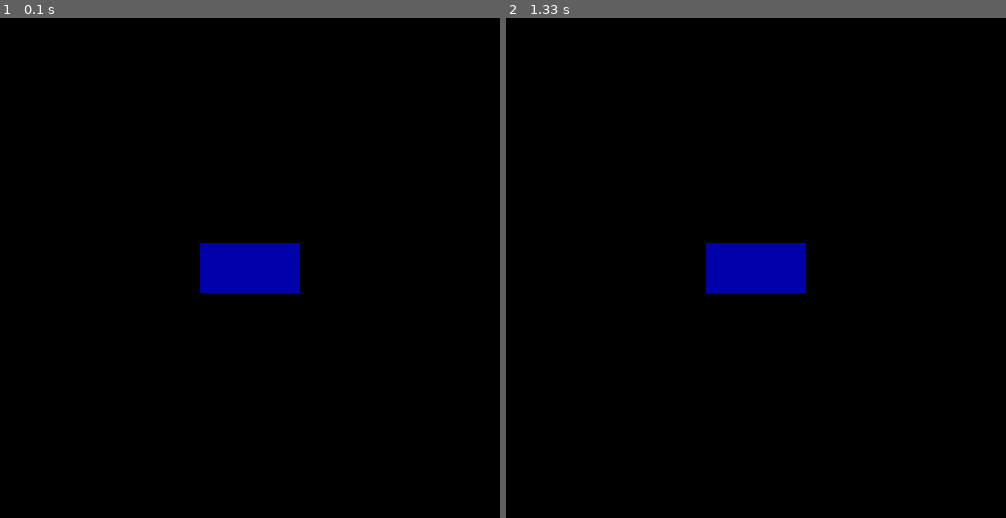
Above: before the commit, frames 1-2 (left to right).
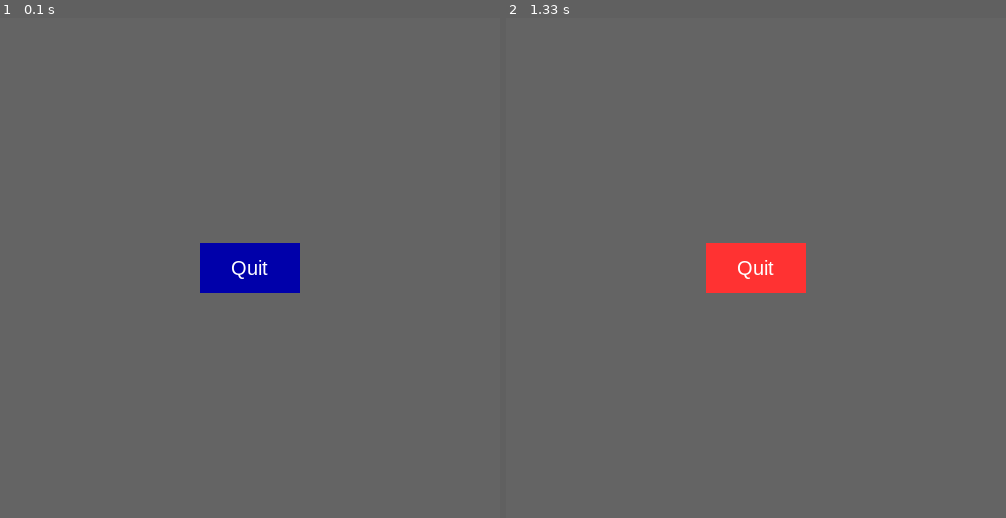
Above: after the commit, the same moments.

Repository: Sandokhan/python_mega_course
Game: pygame game, started from game_py/HelloButton.py
The game is run twice, just before and just after one commit, with the same random seed, the same clock (stepped at 60 frames per second) and the same inputs.
Inputs (mouse positions are in pixels of both pictures, inside the frame that each line leads up to):
- Up to frame 1 (0.1 s): no input
- Up to frame 2 (1.33 s): press the mouse at (636, 273) at 0.37 s; move the mouse to (721, 323) at 0.47 s; release the mouse at (806, 378) at 0.6 s; press the mouse at (636, 273) at 1.2 s; move the mouse to (726, 263) at 1.3 s

The runs differ from the first frame. In frame 1, 98% of the frame differs, in the area x 0-100%, y 0-100%; in frame 2, 100%.

Commit message:
Add basic implementation of a button to close display.

Diff:
--- a/game_py/HelloButton.py
+++ b/game_py/HelloButton.py
@@ -16,14 +16,31 @@
                screen.get_height()/2 - button_height/2,
                button_width, button_height]
 
+button_font = pygame.font.SysFont('Arial', 20)
+button_text = button_font.render('Quit', True, text_coulor)
+screen.fill((100, 100, 100))
+
 game_over = False
-
+x, y = (0, 0)
 while not game_over:
     for event in pygame.event.get():
         if event.type == pygame.QUIT:
             game_over = True
+        if event.type == pygame.MOUSEBUTTONDOWN:
+            x, y = event.pos
+            if (button_rect[0] <= x <= button_rect[0] + button_rect[2] and
+                    button_rect[1] <= y <= button_rect[1] + button_rect[3]):
+                game_over = True
+        if event.type == pygame.MOUSEMOTION:
+            x, y = event.pos
 
-    pygame.draw.rect(screen, button_coulor, button_rect)
+    if (button_rect[0] <= x <= button_rect[0] + button_rect[2] and
+            button_rect[1] <= y <= button_rect[1] + button_rect[3]):
+        pygame.draw.rect(screen, button_over_coulor, button_rect)
+    else:
+        pygame.draw.rect(screen, button_coulor, button_rect)
+    screen.blit(button_text, (button_rect[0] + (button_width - button_text.get_width())/2,
+                              button_rect[1] + (button_height - button_text.get_height())/2))
     pygame.display.update()
 
 pygame.quit()
